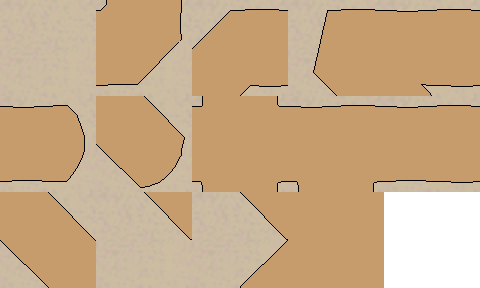
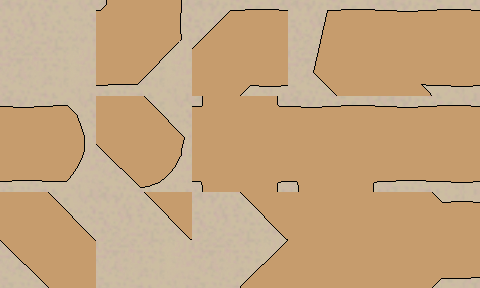
Layer changes from the first 480px x 288px image to the second:
added layer "Layer 10" above "Layer 1" over [384, 192, 480, 288]
added layer "Layer 10 copy" above "workable" over [384, 192, 480, 288]
